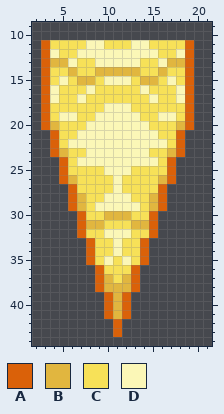
Pixel-art sprite: Content/NPCs/MagmaWorm/MagmaWormTail.png. That is the earlier state.
The file is 46x90 pixels, drawn in blocks of 2x2; one block is one cell here. Shown: x 2..21, y 9..44.
Palette (. is transparent): A #da6109  B #e1b63f  C #f7e158  D #fbf7b7
Now the later version:
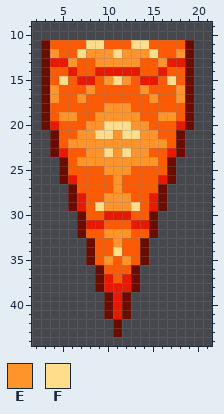
Colours new in this view: E #ff942b  F #ffdd8a
What changed:
colour A: #da6109 -> #6a0c00
colour B: #e1b63f -> #e81902
colour C: #f7e158 -> #fd5b03
y 11: x 8..9 DD -> FF; x 13..14 DD -> FF
y 12: x 4 D -> E; x 7..15 DDDDDDDDD -> FEEEFEEEF; x 18 D -> E
y 13: x 6 D -> E; x 9..13 DDDDD -> EEEEE; x 16 D -> E
y 15: x 5 D -> F; x 10..12 DDD -> EFE; x 17 D -> F
y 16: x 4 D -> E; x 8 D -> E; x 14 D -> E; x 18 D -> E
y 17: x 4 D -> E; x 7 D -> E; x 15 D -> E; x 18 D -> E
y 18: x 10..12 DDD -> EEE
y 19: x 5..6 DD -> EE; x 9..13 DDDDD -> EEEEE; x 16..17 DD -> EE
y 20: x 8..14 DDDDDDD -> EEFFFEE
y 21: x 7..15 DDDDDDDDD -> EEFFEFFEE
y 22: x 6..16 DDDDDDDDDDD -> EEEEEEEEEEE
y 23: x 8..14 DDDDDDD -> EEFEFEE
y 24: x 7..15 DDDDDDDDD -> EEEEEEEEE
y 25: x 10..12 DDD -> EEE
y 26..27: x 11 D -> E
y 28: x 10..12 DDD -> EEE
y 29: x 9..13 DDDDD -> FEEEF
y 32: x 10..12 DDD -> EEE
y 33: x 11 D -> E
y 34: x 11 D -> F
y 35: x 10 D -> E; x 12 D -> E
Pixel boxes of the changes (left, top, right, bottom) in both pictures:
changed: (41, 40, 194, 337)
